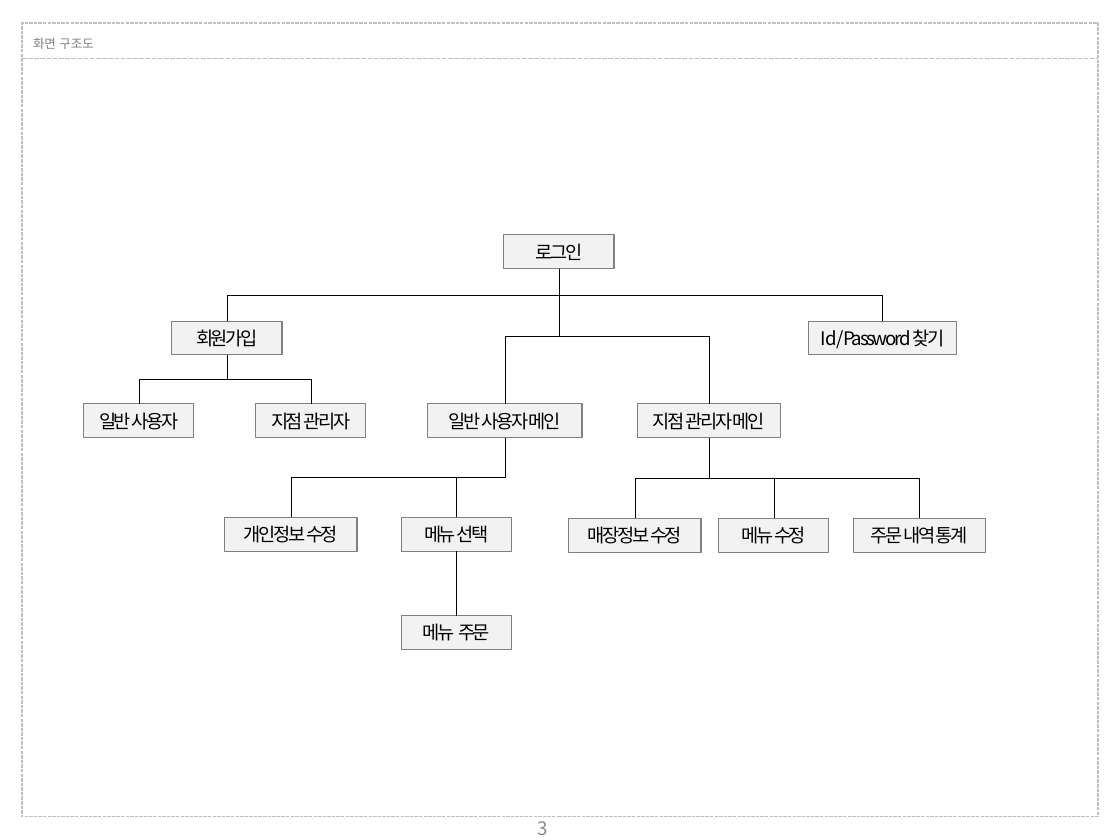
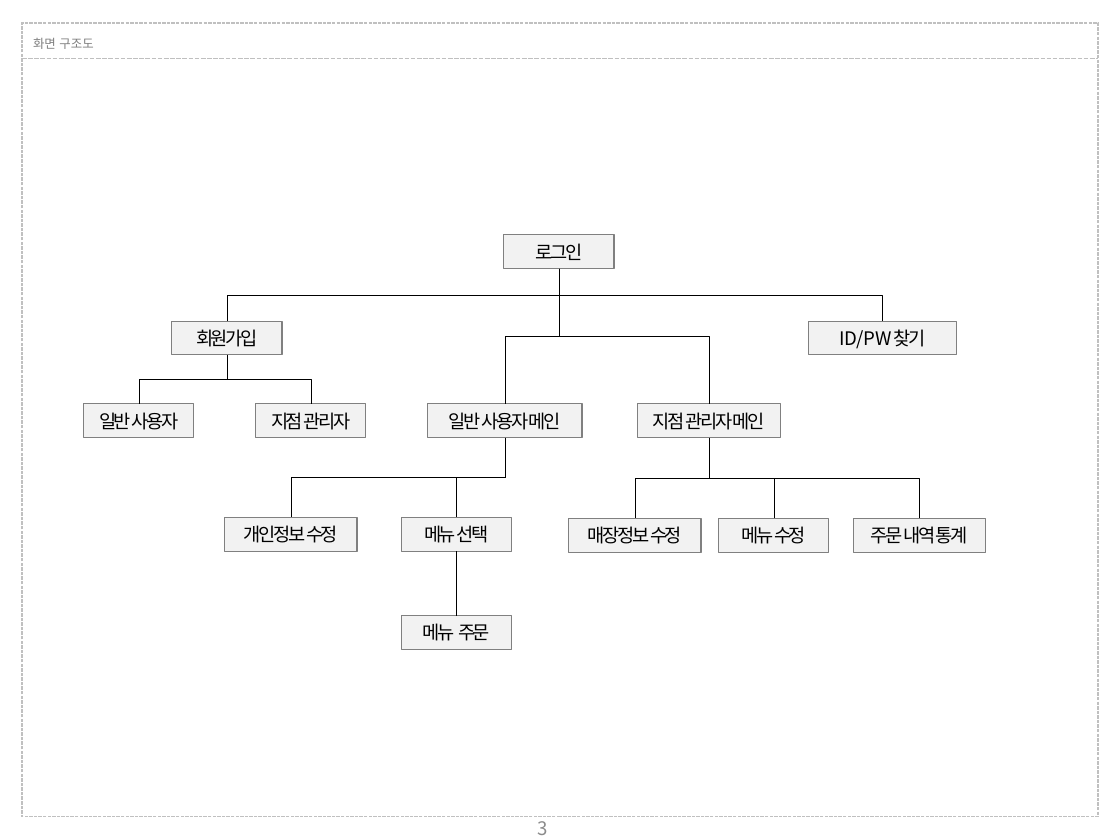
Before and after one commit to hwanghyohyuk/KHGIT, a slide deck: slide 3 of workspace/javaTeam4Project/갈게요_식사하러가시죠(4조)_화면설계서.pptx. Drawn at 1120x840 pixels with LibreOffice and Linux fonts; fonts in the diff are those of the drawing. Boxes give left, top, right and bottom in pixels: in the first picture for what was removed or moved away, otherwise in the second. Text is boxed around its words. In the diff, an @@ line names an element or a change of style, - is before the commit and + after.

```diff
--- a/workspace/javaTeam4Project/갈게요_식사하러가시죠(4조)_화면설계서.pptx
+++ b/workspace/javaTeam4Project/갈게요_식사하러가시죠(4조)_화면설계서.pptx
@@ text in rectangle at bbox=[840, 329, 925, 349]: text changed @@
-I d / Password 찾기
+I D / P W 찾기
```
Also in this commit, not shown: 14 other slides changed, 2 other files.
